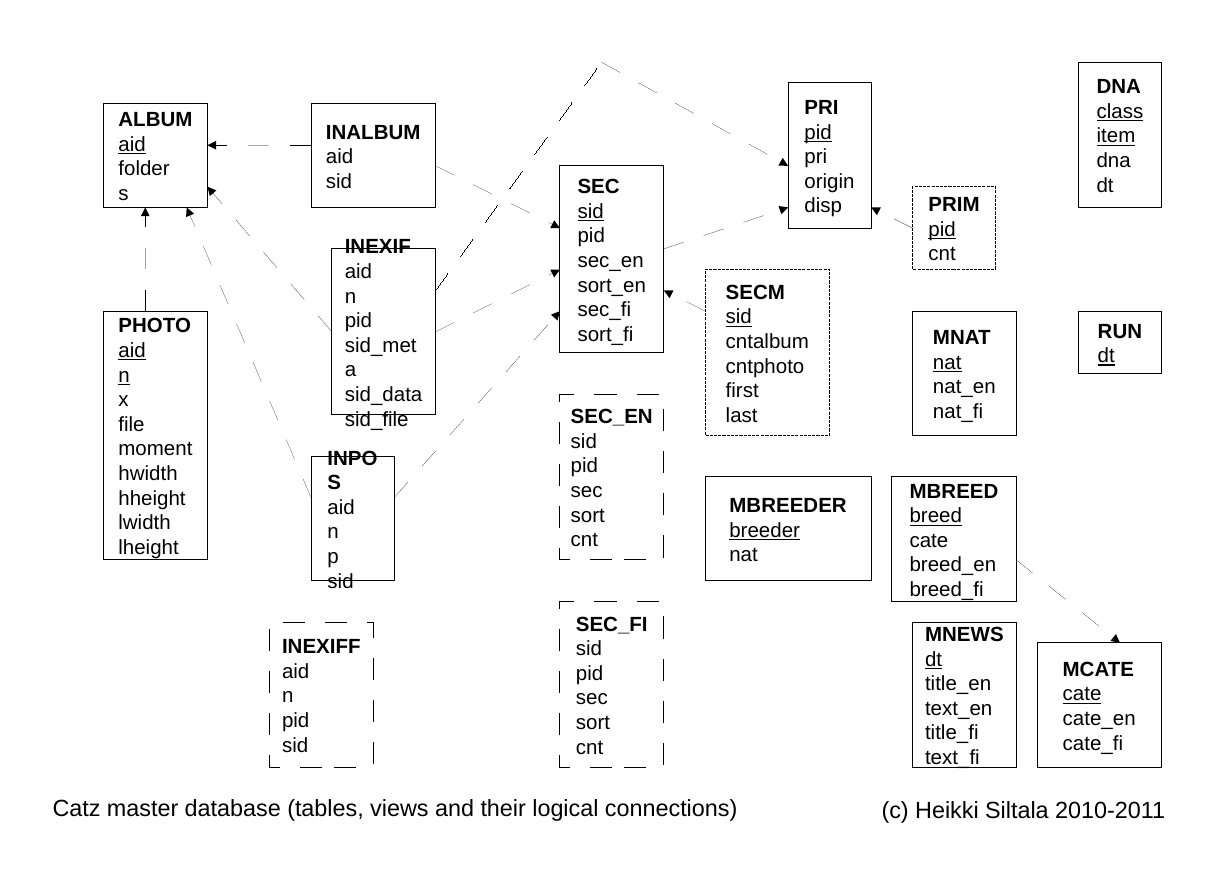
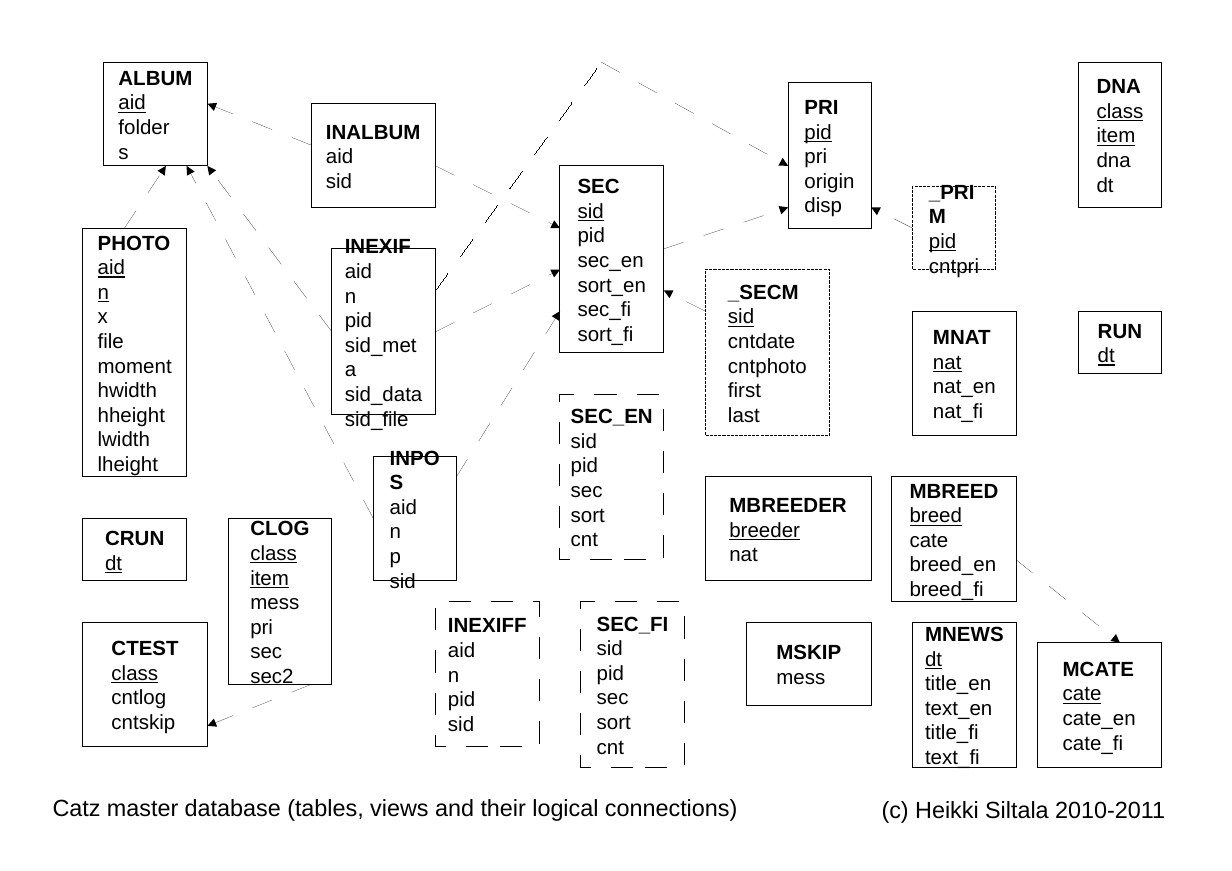
Before and after one commit to XDF/catz, a slide deck: slide 1 of doc/catz_master_database.odp. Drawn at 1232x871 pixels with LibreOffice and Linux fonts; fonts in the diff are those of the drawing. Boxes give left, top, right and bottom in pixels: in the first picture for what was removed or moved away, otherwise in the second. Text is boxed around its words. In the diff, an @@ line names an element or a change of style, - is before the commit and + after.

Commit message:
Added data quality reporting tables.

```diff
--- a/doc/catz_master_database.odp
+++ b/doc/catz_master_database.odp
@@ rectangle "ALBUM": place and size @@
-rectangle "ALBUM" at (103, 103, 207, 207)
+rectangle "ALBUM" at (103, 62, 207, 165)
@@ arrow moved from (311, 145) - (208, 145) to (311, 145) - (208, 103) @@
@@ arrow moved from (145, 311) - (145, 208) to (124, 229) - (165, 165) @@
@@ arrow moved from (311, 497) - (187, 208) to (373, 519) - (187, 165) @@
@@ arrow moved from (332, 332) - (208, 187) to (332, 332) - (208, 165) @@
@@ text in rectangle at (928, 197, 979, 211): text changed @@
-PRIM
+_PRIM
@@ rectangle "PHOTO": place and size @@
-rectangle "PHOTO" at (103, 311, 207, 560)
+rectangle "PHOTO" at (83, 229, 187, 477)
@@ text in rectangle at (929, 258, 979, 278): text changed @@
-cnt
+cntpri
@@ text in rectangle at (728, 284, 799, 302): text changed @@
-SECM
+_SECM
@@ arrow moved from (394, 497) - (560, 311) to (456, 477) - (560, 311) @@
@@ text in rectangle at (728, 333, 795, 349): text changed @@
-cntalbum
+cntdate
@@ rectangle "INPOS": place and size @@
-rectangle "INPOS" at (311, 456, 394, 581)
+rectangle "INPOS" at (373, 456, 456, 581)
@@ rectangle added at (83, 519, 187, 581), fill #FFFFFF, outline #000000 0 pt, 14 pt, text #000000, bold @@
+CRUN
+dt
@@ rectangle added at (229, 519, 332, 684), fill #FFFFFF, outline #000000 0 pt, 14 pt, text #000000 @@
+CLOG
+class
+item
+mess
+pri
+sec
+sec2
@@ rectangle added at (83, 623, 208, 747), fill #FFFFFF, outline #000000 0 pt, 14 pt, text #000000 @@
+CTEST
+class
+cntlog
+cntskip
@@ rectangle "INEXIFF": place and size @@
-rectangle "INEXIFF" at (270, 623, 373, 768)
+rectangle "INEXIFF" at (435, 602, 539, 747)
@@ rectangle "SEC_FI": place and size @@
-rectangle "SEC_FI" at (560, 602, 663, 767)
+rectangle "SEC_FI" at (581, 602, 684, 767)
@@ rectangle added at (747, 623, 872, 706), fill #FFFFFF, outline #000000 0 pt, 14 pt, text #000000, bold @@
+MSKIP
+mess
@@ arrow added from (311, 685) to (208, 726), #000000 0 pt @@
```
